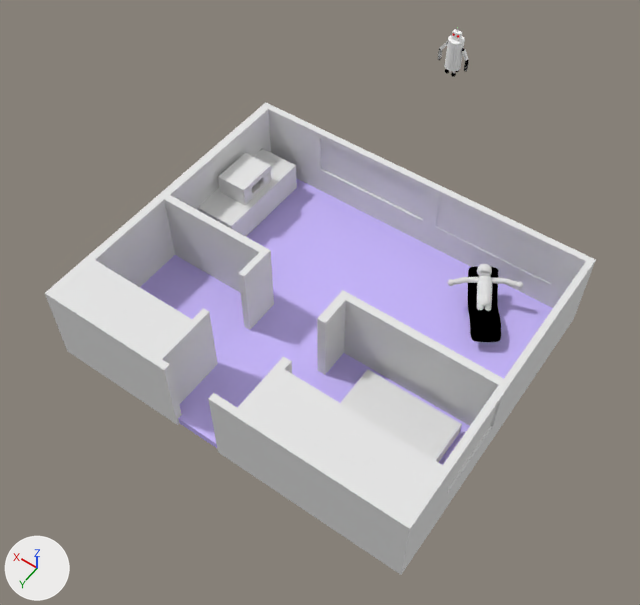
The Blender file KILL.blend: old version first, new version second.
One viewpoint serves both versions: a 50 mm camera at (-21.5, 30.6, 51.0) aimed at (0.6, -0.3, 2.4). The lights are fixed; the arrows at lower left show +X, +Y and +Z.

Objects in the first picture: 'Bett', 'Bodenplatte', 'Kommode', 'Mikro', 'MikroDoor', 'Mirror', 'Mirror.001', 'Room', 'Sitzflaeche'.
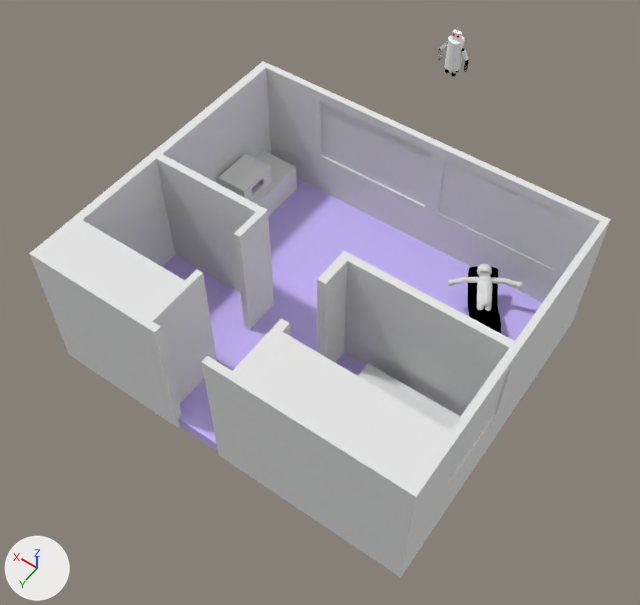
Changed parts and their boxes (x1, y1, x2, y2) in the pictures (640 x 605 px):
```json
{"object": "Room", "change": "moved, rescaled", "before": [45, 102, 596, 575], "after": [29, 61, 611, 578], "on screen": "9% taller"}
{"object": "Bodenplatte", "change": "moved, rescaled", "before": [140, 178, 553, 465], "after": [162, 178, 542, 451]}
{"object": "Mirror", "change": "moved, rescaled", "before": [435, 197, 560, 283], "after": [438, 159, 572, 270], "on screen": "7% wider, 29% taller"}
{"object": "Mirror.001", "change": "moved, rescaled", "before": [321, 139, 427, 219], "after": [321, 102, 432, 205], "on screen": "28% taller"}
{"object": "Bett", "change": "moved, rescaled", "before": [341, 369, 462, 463], "after": [358, 363, 460, 430]}
{"object": "Kommode", "change": "moved, rescaled", "before": [197, 149, 297, 236], "after": [252, 150, 297, 217]}
{"object": "Mikro", "change": "moved, rescaled", "before": [218, 153, 272, 203], "after": [219, 154, 272, 196]}
{"object": "Mirror.002", "change": "moved, rescaled", "before": [449, 408, 496, 486], "after": [452, 374, 506, 474], "on screen": "15% wider, 28% taller"}
{"object": "MikroDoor", "change": "moved", "before": [241, 169, 266, 205], "after": [241, 170, 266, 201]}
```

The change, as JSON lines over the scene's bpy script:
```json
{"op": "set", "path": "ob_room.location", "old": "(0.0, 0.0, 2.65)", "new": "(0.0, 0.0, 4.39)"}
{"op": "set", "path": "ob_room.scale", "old": "(4.0, 4.0, -4.41)", "new": "(4.0, 4.0, -7.29)"}
{"op": "set", "path": "ob_kommode.location", "old": "(2.92, -1.542, -0.771)", "new": "(2.92, -1.542, -1.206)"}
{"op": "set", "path": "ob_kommode.scale", "old": "(0.436, 1.0, 0.761)", "new": "(0.436, 1.0, 0.482)"}
{"op": "set", "path": "ob_mikro.location", "old": "(2.916, -1.512, 0.491)", "new": "(2.916, -1.512, -0.406)"}
{"op": "set", "path": "ob_mikro.scale", "old": "(0.306, 0.407, 0.5)", "new": "(0.306, 0.407, 0.317)"}
{"op": "set", "path": "ob_mikrodoor.location", "old": "(11.67, -6.05, 3.44)", "new": "(11.67, -6.05, 3.31)"}
```
